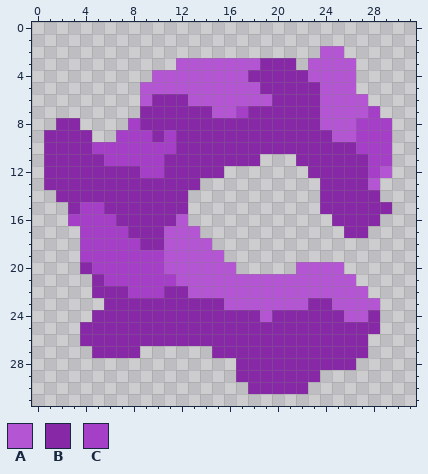
A pixel-art sprite gets an edit: sprites/liquids/oxylene.png. Above is the file before it was changed.
The file is 32x32 pixels.
Palette (. is transparent): A #b455d4  B #8728a6  C #a53fc7
Pixels before, first column x 1:
 2 .......................AA....
 3 ...........AAAAAAABBB.AAAA...
 4 .........AAAAAAAABBBBBAAAA...
 5 ........AAAAAAAAAABBBBBAAA...
 6 ........ABBBAAAAAAABBBBAAAA..
 7 ........BBBBBBAACBBBBBBAAAAC.
 8 .BB....CBBBBBBBBBBBBBBBAAACCC
 9 BBBB..CCCBCBBBBBBBBBBBBBAACCC
10 BBBBCCCCCCCBBBBBBBBBBBBBBBCCC
11 BBBBBCCCCCBBBBBBBB...BBBBBBCC
12 BBBBBBBBCCBBBBB.......BBBBBCA
13 BBBBBBBBBBBBB..........BBBBA.
14 .BBBBBBBBBBB...........BBBBB.
15 ..BCCBBBBBBB...........BBBBBB
16 ..CCCCBBBBBA............BBBB.
17 ...CCCCBBBAAA............BB..
18 ...CCCCCBBAAAA...............
19 ...CCCCCCCAAAAA..............
20 ...BCCCCCCAAAAAA.....AAAA....
21 ....BCCCCCCAAAAAAAAAAAAAAA...
22 ....BBBCCCBBAAAAAAAAAAAAAAA..
23 .....BBBBBBBBBBAAAAAAABBAAAA.
24 ....BBBBBBBBBBBBBBABBBBBBAAB.
25 ...BBBBBBBBBBBBBBBBBBBBBBBBB.
26 ...BBBBBBBBBBBBBBBBBBBBBBBB..
27 ....BBBB......BBBBBBBBBBBBB..
28 ................BBBBBBBBBB...
29 ................BBBBBBB......
30 .................BBBBB.......
After the commit:
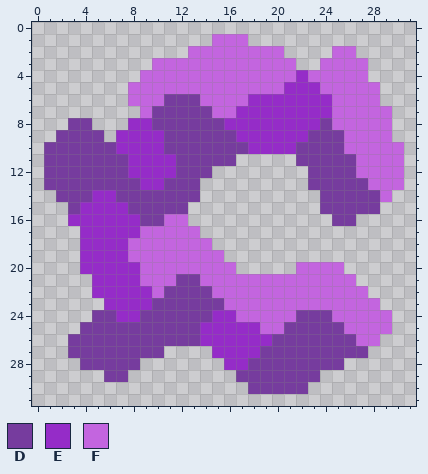
Colours new in this view: D #763c9e  E #952cc8  F #c365df
Diff:
Changed rows in their new state; - is an unchanged pixel.
first column x 1:
 1 --------------FFF-------------
 2 ------------FFFFFFFF---.FF----
 3 ---------FFFFFFFFFFFF-.FFFF---
 4 --------FFFFFFFFFFFFFEFFFFF---
 5 -------FFFFFFFFFFFFFEEEFFFFF--
 6 -------FFFDDDFFFFEEEEEEEFFFF--
 7 --------FDDDDDFFEEEEEEEEFFFFF-
 8 -.DD---EEDDDDDDEEEEEEEEDFFFFF-
 9 .DDDD-EEEEDDDDDDEEEEEEDDDFFFF-
10 DDDDDDEEEEDDDDDDDEEEEDDDDFFFFF
11 DDDDDDDEEEEDDDDD..---DDDDDFFFF
12 DDDDDDDEEEEDDD.-------DDDDFFFF
13 DDDDDDDDEEDDD---------DDDDDFFF
14 -DDDEEDDDDDDD----------DDDDDF-
15 --DEEEEDDDDD-----------DDDDD.-
16 --EEEEEEDDFF------------DD..--
17 ---EEEEEFFFFF------------..---
18 ---EEEEFFFFFFF----------------
19 ---EEEEFFFFFFFF---------------
20 ---EEEEEFFFFFFFF-----FFFF-----
21 ----EEEEFFFDDFFFFFFFFFFFFF----
22 ----EEEEEFDDDDFFFFFFFFFFFFF---
23 -----EEEEDDDDDDFFFFFFFFFFFFF--
24 ----DDEEDDDDDDEEFFFFFDDDFFFFF-
25 ---DDDDDDDDDDEEEEEFFDDDDDFFFF-
26 --DDDDDDDDDDDEEEEEEDDDDDDDFF--
27 --DDDDDDDD----EEEEDDDDDDDDD---
28 ---DDDDD-------EEDDDDDDDD.----
29 -----DD---------DDDDDDD-------
30 -----------------DDDDD--------
Where, in picture pixels (left, top, right, bottom), the same in both pictures:
changed: (44, 34, 404, 394)
